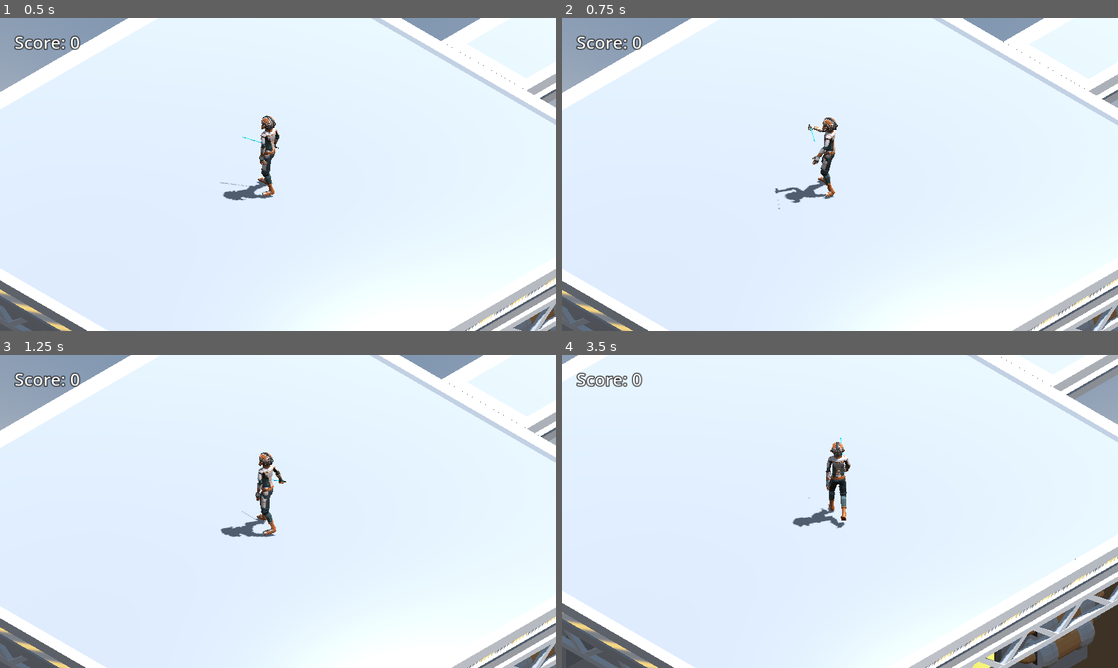
Above: before the commit, frames 1-4 (two rows, left to right).
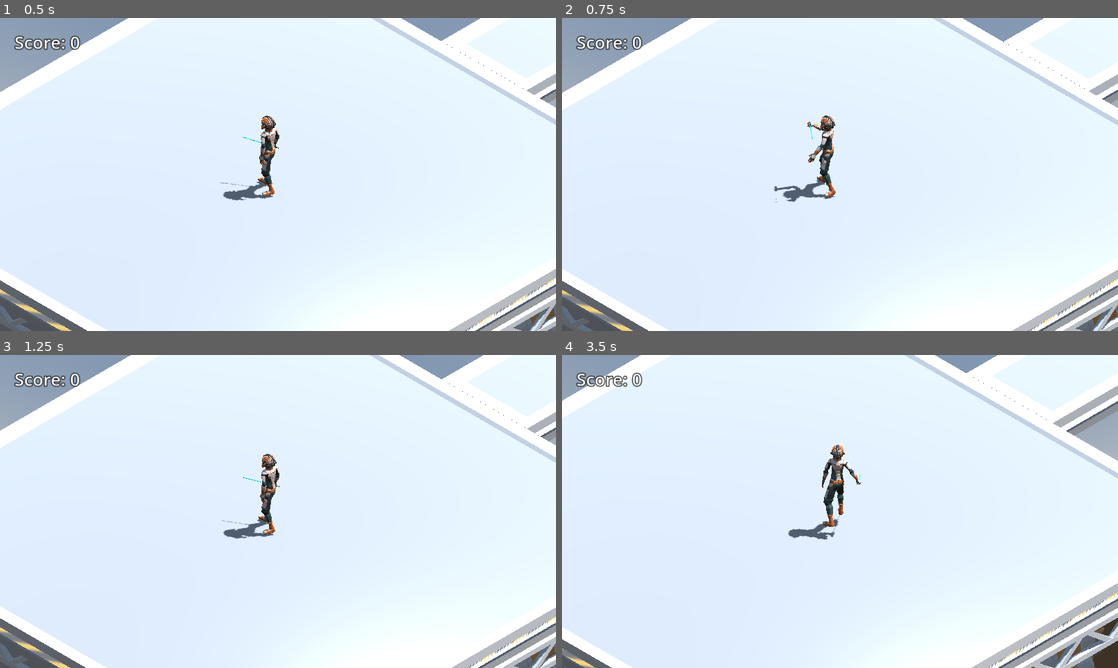
Above: after the commit, the same moments.

Repository: amhndu/chronos-rift
Game: Godot game, scene res://Main.tscn
The game is run twice, just before and just after one commit, with the same random seed, the same clock (stepped at 60 frames per second) and the same inputs.
Inputs (mouse positions are in pixels of both pictures, inside the frame that each line leads up to):
- Up to frame 1 (0.5 s): no input
- Up to frame 2 (0.75 s): move the mouse to (962, 158) at 0.52 s; press the mouse at (962, 158) at 0.53 s; hold Right (move_right) from 0.53 s (still down)
- Up to frame 3 (1.25 s): keep holding Right (move_right); tap Space (jump) at 0.77 s
- Up to frame 4 (3.5 s): move the mouse to (728, 527) at 1.27 s; release Right (move_right) at 1.28 s; release the mouse at (728, 527) at 1.28 s; hold Down (move_back) 1.28-2.03 s; click (728, 527) at 1.35 s; tap Space (jump) at 1.52, 3.02 s; move the mouse to (895, 442) at 2.02 s; hold Right (move_right) 2.03-2.78 s; hold Mouse wheel up (zoom_in) 2.03-2.78 s; click (895, 442) at 2.3 s; move the mouse to (812, 574) at 2.77 s; hold Up (move_forward) from 2.78 s (still down); tap Mouse wheel down (zoom_out) at 2.85 s; click (812, 574) at 3.05 s

Frame 1 is identical in both runs. In frame 2, 0.7% of the frame differs, in the area x 38-50%, y 31-62%; in frame 3, 0.7%; in frame 4, 14%, in the area x 0-100%, y 0-100%.
Error in both runs: Invalid access to property or key 'on_mobs_all_cleared' on a base object of type 'null instance'. (res://MobManager.gd:10)

Commit message:
fix: make attack feel more responsive
faster attack
more accurate attack timeout

Diff:
--- a/Player.gd
+++ b/Player.gd
@@ -19,6 +19,7 @@
 var is_attacking = false
 var can_attack = true
 var spawn_location = Vector3.ZERO
+var attack_speed = 1.5
 
 func _ready():
 	animation_player = $Pivot/player_astronaut_imported/AnimationPlayer
@@ -32,9 +33,10 @@
 
 	if Input.is_action_pressed("attack") && !is_attacking:
 		is_attacking = true
-		var timeoutSignal:Signal = get_tree().create_timer(1).timeout
+		animation_player.play("CharacterArmature|Sword_Slash", 0.2, attack_speed)
+		var anim_time = animation_player.current_animation_length / animation_player.get_playing_speed()
+		var timeoutSignal:Signal = get_tree().create_timer(anim_time).timeout
 		timeoutSignal.connect(on_timeout_attack)
-		animation_player.play("CharacterArmature|Sword_Slash", 0.2)
 		return
 
 	var direction = Vector3.ZERO
